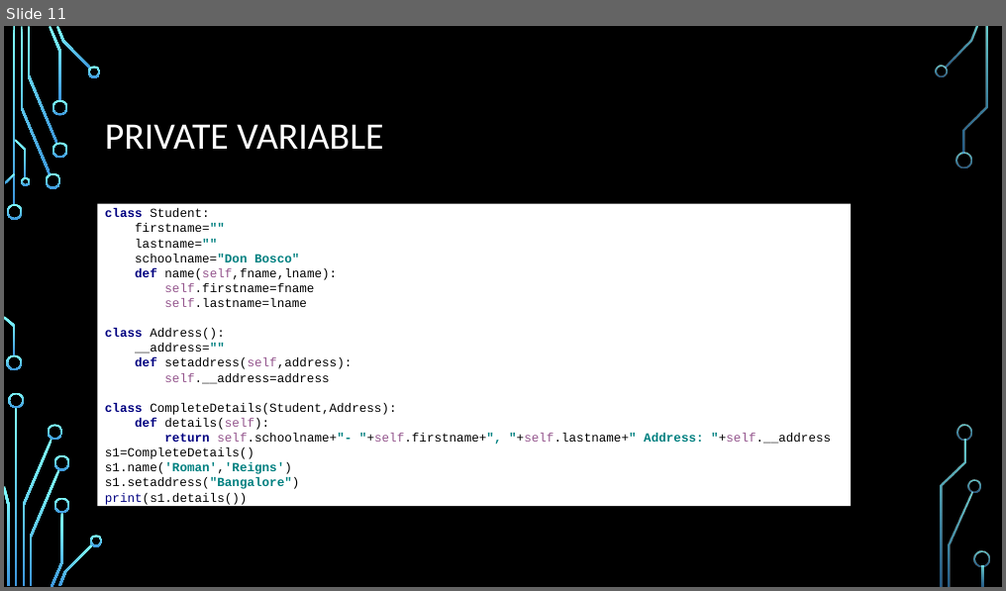
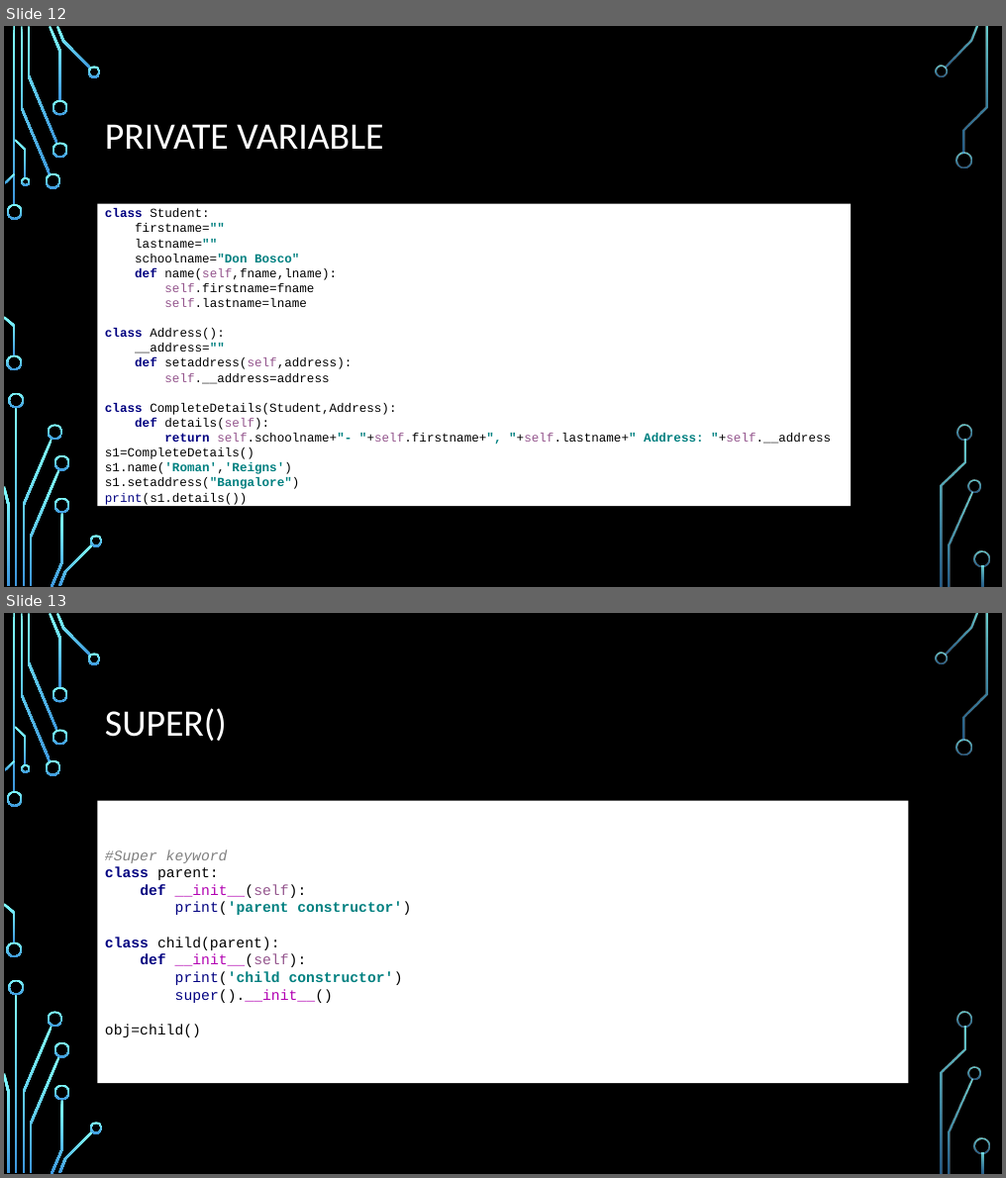
Before and after one commit to naveens33/python_tutorials, a slide deck: ppt/Python Oops concept.pptx. Shown one above the other, each under a label of ours: slide 11 before the commit, slides 12 and 13 after it. The pictures are 1006x591 and 1006x1178 pixels, drawn with LibreOffice and Linux fonts; fonts in the diff are those of the drawing; background and template pictures are left out. Boxes give left, top, right and bottom in pixels: in the first picture for what was removed or moved away, otherwise in the second. Text is boxed around its words. In the diff, an @@ line names an element or a change of style, - is before the commit and + after.

```diff
--- a/ppt/Python Oops concept.pptx
+++ b/ppt/Python Oops concept.pptx
@@ slide 13 added at (4, 613, 1002, 1174), background picture (left out); not listed: 36 template elements that a slide beside it also shows @@
@@ title added at (105, 708, 227, 741), 36 pt, text #FFFFFF @@
+SUPER()
@@ text added at (98, 797, 908, 1087), fill #FFFFFF, 14 pt, text #000000 @@
+#Super keyword
+class parent:
+def __init__(self):
+print('parent constructor')
+class child(parent):
+def __init__(self):
+print('child constructor')
+super().__init__()
+obj=child()
@@ what was slide 11 is now slide 12 @@
```
Also in this commit, not shown: 2 other slides added, 19 other files.
